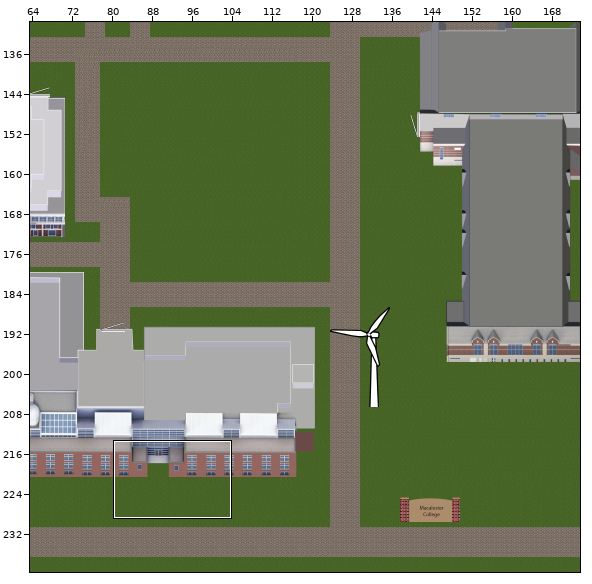
Tiled map: android/assets/map/full_map.tmx. Above, an overview of the earlier version with the close-up marked.
Close-up. Before the edit:
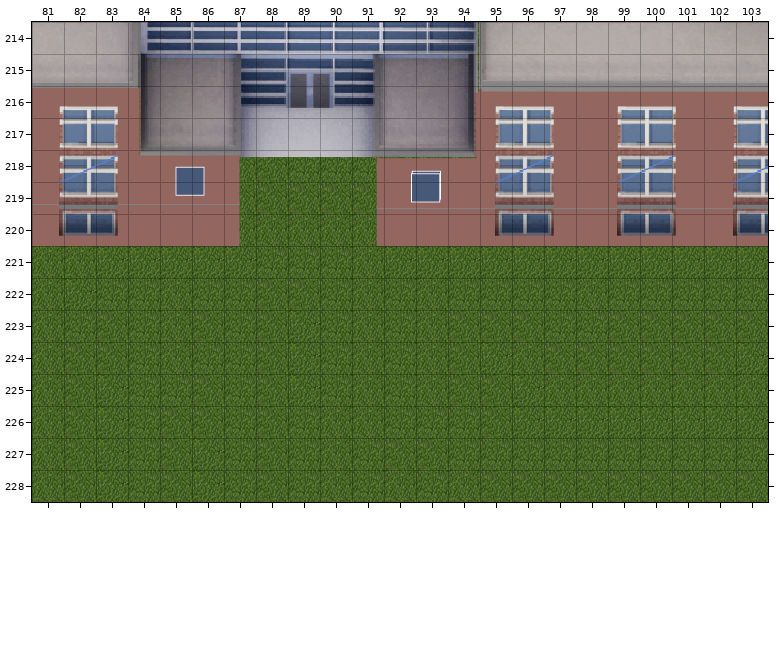
Cells are 32x32 px. Shown: x 81..103, y 214..228. The commit also changed other parts of the map, which this record leaves out. Not drawn, because the pictures are missing: unchanged layer "objects".
After the commit:
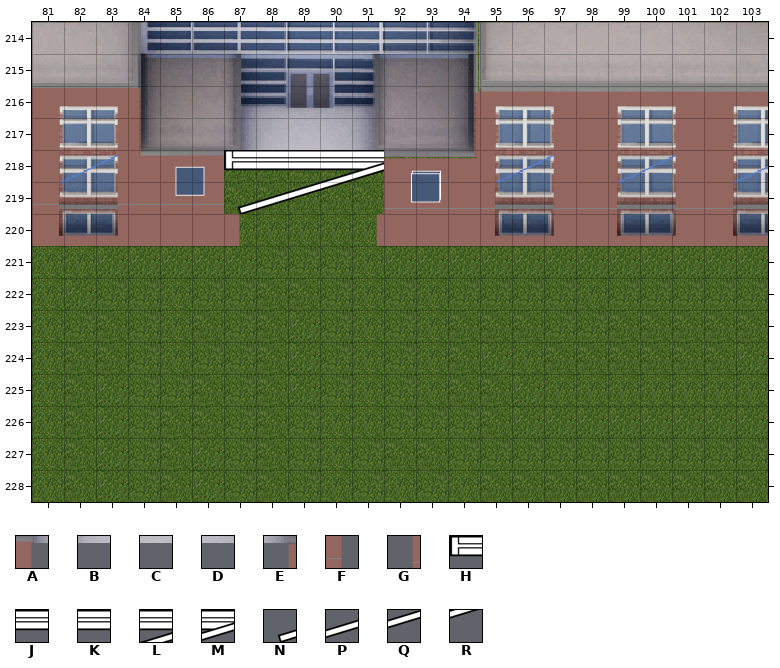
Key: from "Olin Rice": A 2579, B 2580, C 2581, D 2582, E 2583, F 2646, G 2650; from "door4": H 0, J 1, K 2, L 3, M 4, N 5, P 6, Q 7, R 8.
_ is an empty cell.
Difference:
{"where": "layer \"Buildings\""}
{"y":218,"x":87,"old":"ABCDE","new":"HJKLM"}
{"y":219,"x":87,"old":"F___G","new":"NPQR_"}
